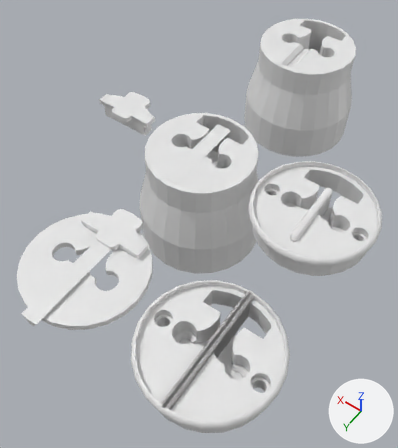
The Blender file olya-flower/adjustments.blend, before and after one commit.
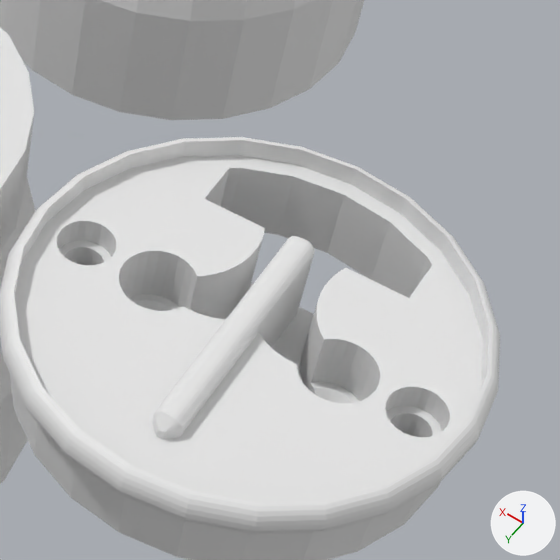
There are two pictures of each version: one whole from a 50 mm camera at (-48.4, 42.5, 104.3) aimed at (8.3, -36.8, -20.4), one close up on the part from 63% to 100% of the width and 28% to 61% of the height. Arrows for +X, +Y and +Z are at lower right; the lights stay in place.

In view in the first close-up: 'power_plug.001', 'socket_addon.001', 'socket_base', 'socket_base.001'.
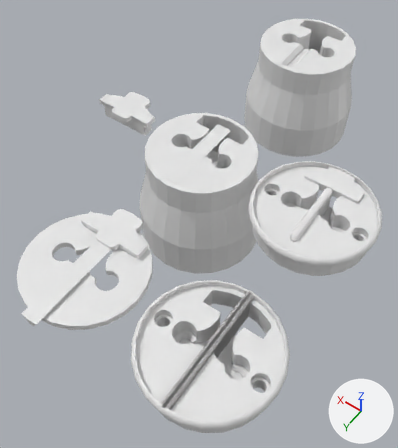
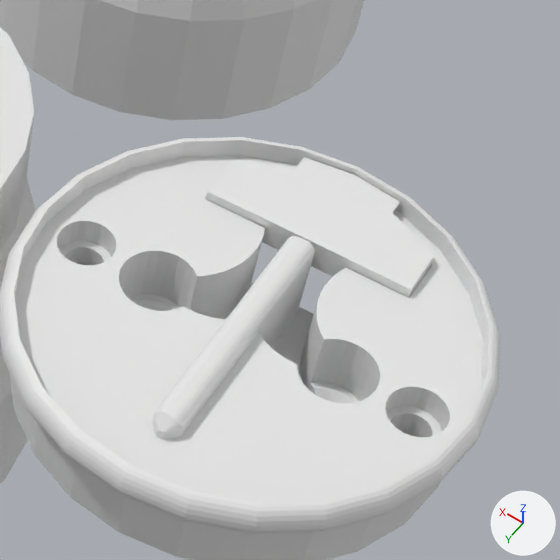
The change, as a diff of the scene's bpy script:
```diff
--- a/olya-flower/adjustments.blend.py
+++ b/olya-flower/adjustments.blend.py
@@ me_power_plug_001 @@
+me_power_plug_001.from_pydata(...)  # 43 vertices, 37 faces; spans x -7.4..7.6, y -13.9..-7.1, z 1.5..4.1
@@ ob_power_plug_002 @@
+ob_power_plug_002 = bpy.data.objects.new('power_plug.002', me_power_plug_001)
+ob_power_plug_002.location = (-21.68, -44.71, -3.0)
```

Where the change shows, as pixel boxes (x1, y1, x2, y2) in the close-ups (560 x 560 px):
'power_plug.002', added: after (206, 157, 434, 298)
